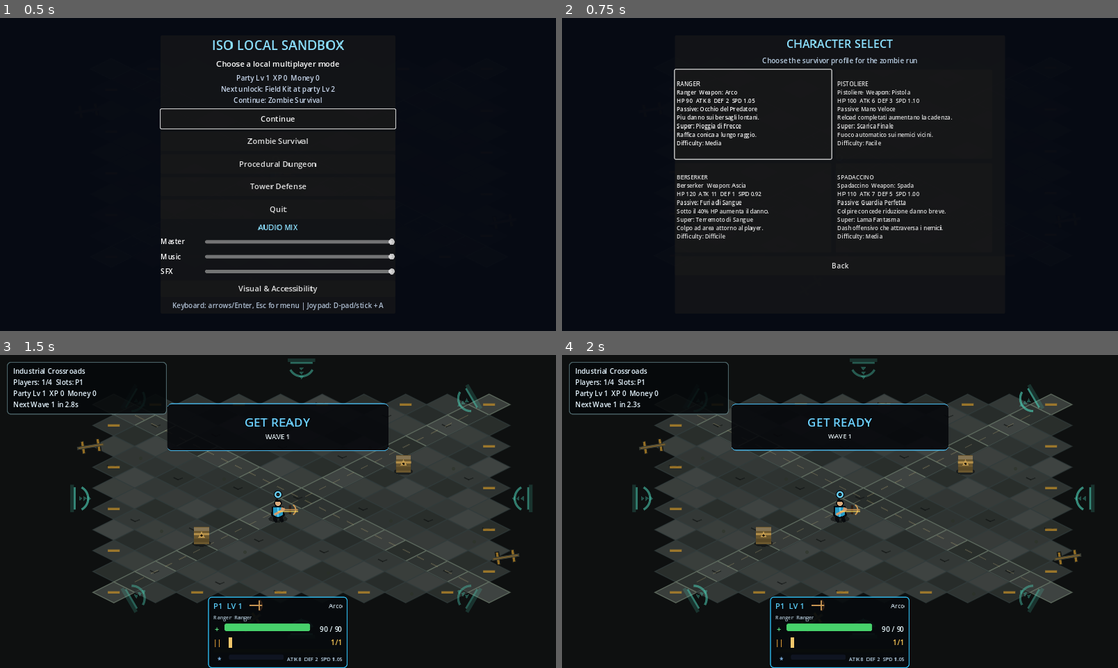
Above: before the commit, frames 1-4 (two rows, left to right).
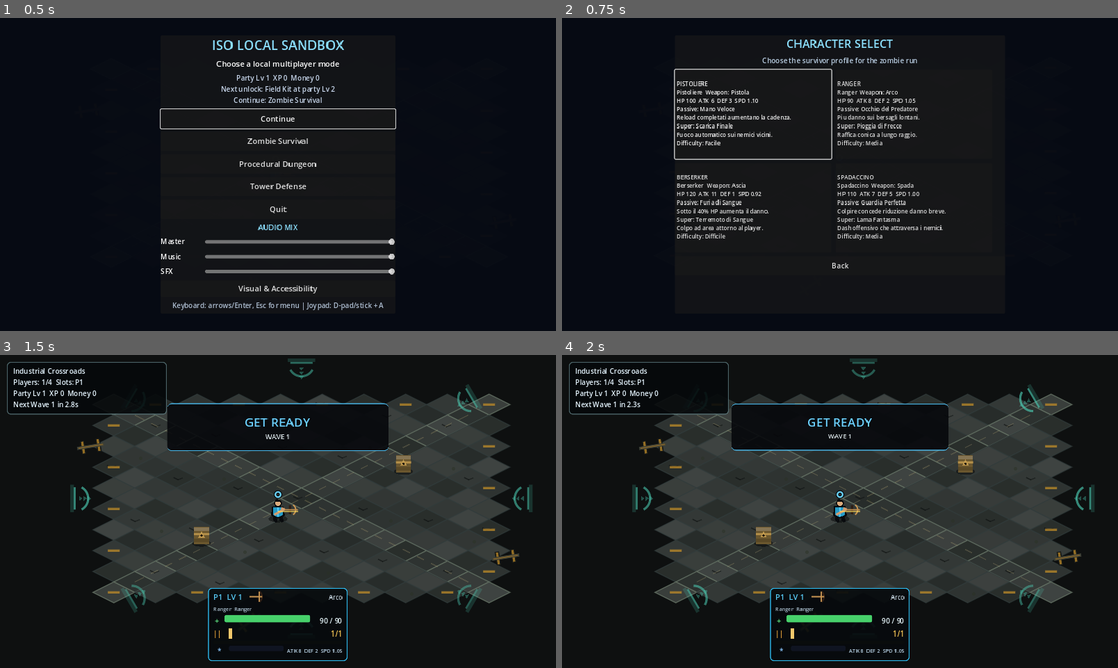
Above: after the commit, the same moments.

Repository: Phos69/GameProject
Game: Godot game, scene res://game/main/main.tscn
Same seed, same stepped clock (60 frames per second), same inputs: the game is played once before the commit and once after it.
Inputs:
- Up to frame 1 (0.5 s): no input
- Up to frame 2 (0.75 s): click "Continue" at 0.5 s
- Up to frame 3 (1.5 s): click "RANGER Ranger Weapon: Arco HP…" at 1.25 s
- Up to frame 4 (2 s): no input

Frame 1 is identical in both runs. In frame 2, 1.6% of the frame differs, in the area x 20-71%, y 20-41%; in frame 3, 2.1%, in the area x 37-63%, y 74-100%; in frame 4, 2.1%.

Commit message:
feat: add rpg passive skills

Diff:
--- a/game/player/player_controller.gd
+++ b/game/player/player_controller.gd
@@ -42,6 +42,7 @@
 	health_component.damaged.connect(_on_damaged)
 	weapon_system.fired.connect(_on_weapon_fired)
 	weapon_system.reload_started.connect(_on_reload_started)
+	weapon_system.reload_finished.connect(_on_reload_finished)
 	weapon_system.weapon_changed.connect(_on_weapon_changed)
 	rpg_component.stats_changed.connect(_on_rpg_stats_changed)
 	rpg_component.leveled_up.connect(_on_rpg_leveled_up)
@@ -181,6 +182,10 @@
 func _on_reload_started(duration: float) -> void:
 	visual.play_reload(duration)
 
+func _on_reload_finished() -> void:
+	if rpg_component != null:
+		rpg_component.notify_reload_finished()
+
 func _on_weapon_changed(weapon_data: WeaponData) -> void:
 	visual.set_weapon_data(weapon_data)
 
--- a/game/rpg/rpg_player_component.gd
+++ b/game/rpg/rpg_player_component.gd
@@ -5,16 +5,50 @@
 signal stats_changed()
 signal experience_changed(experience: int, level: int, experience_to_next: int)
 signal leveled_up(level: int)
+signal passive_state_changed()
 
 var character_id: StringName = &""
 var character_profile: Dictionary = {}
 var level: int = 1
 var experience: int = 0
 var experience_to_next_level: int = 45
+var quick_hand_timer: float = 0.0
+var perfect_guard_timer: float = 0.0
+var passive_notice_text: String = ""
+var passive_notice_timer: float = 0.0
 
 const MAX_HP_PER_LEVEL: int = 10
 const ATTACK_PER_LEVEL: int = 2
 const DEFENSE_PER_LEVEL: int = 1
+const PASSIVE_PREDATOR_EYE := &"predator_eye"
+const PASSIVE_QUICK_HAND := &"quick_hand"
+const PASSIVE_BLOOD_FURY := &"blood_fury"
+const PASSIVE_PERFECT_GUARD := &"perfect_guard"
+const PREDATOR_EYE_MAX_DISTANCE: float = 650.0
+const PREDATOR_EYE_MAX_DAMAGE_BONUS: float = 0.30
+const PREDATOR_EYE_NOTICE_DURATION: float = 0.85
+const QUICK_HAND_DURATION: float = 3.0
+const QUICK_HAND_FIRE_RATE_MULTIPLIER: float = 1.20
+const BLOOD_FURY_HEALTH_THRESHOLD: float = 0.40
+const BLOOD_FURY_DAMAGE_MULTIPLIER: float = 1.25
+const PERFECT_GUARD_DURATION: float = 1.5
+const PERFECT_GUARD_DAMAGE_MULTIPLIER: float = 0.80
+
+func _process(delta: float) -> void:
+	var changed := false
+	if quick_hand_timer > 0.0:
+		quick_hand_timer = maxf(quick_hand_timer - delta, 0.0)
+		changed = changed or quick_hand_timer <= 0.0
+	if perfect_guard_timer > 0.0:
+		perfect_guard_timer = maxf(perfect_guard_timer - delta, 0.0)
+		changed = changed or perfect_guard_timer <= 0.0
+	if passive_notice_timer > 0.0:
+		passive_notice_timer = maxf(passive_notice_timer - delta, 0.0)
+		if passive_notice_timer <= 0.0:
+			passive_notice_text = ""
+			changed = true
+	if changed:
+		passive_state_changed.emit()
 
 func apply_character(next_character_id: StringName) -> bool:
 	if not RpgCharacterRegistry.is_character_available(next_character_id):
@@ -55,6 +89,7 @@
 	level = 1
 	experience = 0
 	experience_to_next_level = 45
+	_reset_passive_state()
 	experience_changed.emit(experience, level, experience_to_next_level)
 
 func add_experience(amount: int) -> void:
@@ -84,6 +119,14 @@
 func get_reload_speed_multiplier() -> float:
 	return maxf(float(character_profile.get("reload_speed", 1.0)), 0.10)
 
+func get_fire_rate_multiplier() -> float:
+	if get_passive_id() == PASSIVE_QUICK_HAND and quick_hand_timer > 0.0:
+		return QUICK_HAND_FIRE_RATE_MULTIPLIER
+	return 1.0
+
+func get_passive_id() -> StringName:
+	return StringName(character_profile.get("passive_id", &""))
+
 func get_experience_ratio() -> float:
 	if experience_to_next_level <= 0:
 		return 0.0
@@ -102,12 +145,48 @@
 	if not has_character():
 		return maxi(weapon_damage, 1)
 	var target_defense := _get_target_defense(target)
-	return maxi(1, weapon_damage + get_attack() - target_defense)
+	var resolved_damage := maxi(1, weapon_damage + get_attack() - target_defense)
+	resolved_damage = roundi(
+		float(resolved_damage) * _get_outgoing_passive_multiplier(
+			target,
+			_hit_position
+		)
+	)
+	if get_passive_id() == PASSIVE_PERFECT_GUARD and _can_trigger_guard(target):
+		_activate_perfect_guard()
+	return maxi(1, resolved_damage)
 
 func resolve_incoming_damage(raw_damage: int, _source: Node = null) -> int:
 	if not has_character():
 		return maxi(raw_damage, 0)
-	return maxi(1, raw_damage - get_defense())
+	var resolved_damage := maxi(1, raw_damage - get_defense())
+	if get_passive_id() == PASSIVE_PERFECT_GUARD and perfect_guard_timer > 0.0:
+		resolved_damage = roundi(
+			float(resolved_damage) * PERFECT_GUARD_DAMAGE_MULTIPLIER
+		)
+	return maxi(1, resolved_damage)
+
+func notify_reload_finished() -> void:
+	if get_passive_id() != PASSIVE_QUICK_HAND:
+		return
+	quick_hand_timer = QUICK_HAND_DURATION
+	passive_state_changed.emit()
+
+func get_active_passive_text() -> String:
+	match get_passive_id():
+		PASSIVE_QUICK_HAND:
+			if quick_hand_timer > 0.0:
+				return "MANO VELOCE +20%"
+		PASSIVE_PERFECT_GUARD:
+			if perfect_guard_timer > 0.0:
+				return "GUARDIA -20%"
+		PASSIVE_BLOOD_FURY:
+			if _is_blood_fury_active():
+				return "FURIA +25%"
+		PASSIVE_PREDATOR_EYE:
+			if passive_notice_timer > 0.0:
+				return passive_notice_text
+	return ""
 
 func get_stats_text() -> String:
 	if not has_character():
@@ -137,3 +216,78 @@
 	if value == null:
 		return 0
 	return maxi(roundi(float(value)), 0)
+
+func _get_outgoing_passive_multiplier(
+	target: Node,
+	hit_position: Vector2
+) -> float:
+	match get_passive_id():
+		PASSIVE_PREDATOR_EYE:
+			return _get_predator_eye_multiplier(target, hit_position)
+		PASSIVE_BLOOD_FURY:
+			if _is_blood_fury_active():
+				return BLOOD_FURY_DAMAGE_MULTIPLIER
+	return 1.0
+
+func _get_predator_eye_multiplier(target: Node, hit_position: Vector2) -> float:
+	var distance := _get_distance_to_target(target, hit_position)
+	if distance <= 0.0:
+		return 1.0
+	var ratio := clampf(distance / PREDATOR_EYE_MAX_DISTANCE, 0.0, 1.0)
+	var damage_bonus := ratio * PREDATOR_EYE_MAX_DAMAGE_BONUS
+	if damage_bonus > 0.01:
+		_set_passive_notice(
+			"OCCHIO +%d%%" % roundi(damage_bonus * 100.0),
+			PREDATOR_EYE_NOTICE_DURATION
+		)
+	return 1.0 + damage_bonus
+
+func _get_distance_to_target(target: Node, hit_position: Vector2) -> float:
+	var parent_node := get_parent()
+	if not (parent_node is Node2D):
+		return 0.0
+	var source_position := (parent_node as Node2D).global_position
+	if target is Node2D:
+		return source_position.distance_to((target as Node2D).global_position)
+	if hit_position != Vector2.ZERO:
+		return source_position.distance_to(hit_position)
+	return 0.0
+
+func _is_blood_fury_active() -> bool:
+	var health_component := _get_parent_health_component()
+	return (
+		health_component != null
+		and health_component.is_alive()
+		and health_component.get_health_ratio() <= BLOOD_FURY_HEALTH_THRESHOLD
+	)
+
+func _can_trigger_guard(target: Node) -> bool:
+	return target != null and target.has_node("HealthComponent")
+
+func _activate_perfect_guard() -> void:
+	perfect_guard_timer = PERFECT_GUARD_DURATION
+	passive_state_changed.emit()
+
+func _set_passive_notice(text: String, duration: float) -> void:
+	passive_notice_text = text
+	passive_notice_timer = maxf(duration, 0.0)
+	passive_state_changed.emit()
+
+func _reset_passive_state() -> void:
+	var had_active_state := (
+		quick_hand_timer > 0.0
+		or perfect_guard_timer > 0.0
+		or not passive_notice_text.is_empty()
+	)
+	quick_hand_timer = 0.0
+	perfect_guard_timer = 0.0
+	passive_notice_text = ""
+	passive_notice_timer = 0.0
+	if had_active_state:
+		passive_state_changed.emit()
+
+func _get_parent_health_component() -> HealthComponent:
+	var parent_node := get_parent()
+	if parent_node == null:
+		return null
+	return parent_node.get_node_or_null("HealthComponent") as HealthComponent
--- a/game/ui/hud_manager.gd
+++ b/game/ui/hud_manager.gd
@@ -157,7 +157,7 @@
 	margin.anchor_right = 1.0
 	margin.anchor_bottom = 1.0
 	margin.offset_left = 18.0
-	margin.offset_top = -164.0
+	margin.offset_top = -184.0
 	margin.offset_right = -18.0
 	margin.offset_bottom = -16.0
 	add_child(margin)
--- a/game/ui/player_hud_card.gd
+++ b/game/ui/player_hud_card.gd
@@ -14,13 +14,14 @@
 var reload_bar: ProgressBar
 var xp_bar: ProgressBar
 var stats_label: Label
+var passive_label: Label
 var ammo_pips: Array[ColorRect] = []
 var hud_text_scale: float = 1.0
 var high_contrast: bool = false
 
 func _ready() -> void:
 	add_to_group("visual_settings_consumers")
-	custom_minimum_size = Vector2(292.0, 142.0)
+	custom_minimum_size = Vector2(292.0, 158.0)
 	mouse_filter = Control.MOUSE_FILTER_IGNORE
 	_build_ui()
 	_apply_style()
@@ -58,6 +59,11 @@
 			"font_size",
 			roundi(12.0 * hud_text_scale)
 		)
+	if passive_label != null:
+		passive_label.add_theme_font_size_override(
+			"font_size",
+			roundi(12.0 * hud_text_scale)
+		)
 	_apply_style()
 
 func configure(slot: int, color: Color) -> void:
@@ -81,6 +87,8 @@
 	slot_label.text = "P%d" % player_slot
 	class_label.text = "Survivor"
 	stats_label.text = "ATK 0  DEF 0  SPD 1.00"
+	passive_label.text = ""
+	passive_label.hide()
 	xp_bar.max_value = 1.0
 	xp_bar.value = 0.0
 	if rpg_component != null and rpg_component.has_character():
@@ -90,6 +98,10 @@
 			rpg_component.get_class_name()
 		]
 		stats_label.text = rpg_component.get_stats_text()
+		var passive_text := rpg_component.get_active_passive_text()
+		if not passive_text.is_empty():
+			passive_label.text = passive_text
+			passive_label.show()
 		xp_bar.max_value = float(rpg_component.experience_to_next_level)
 		xp_bar.value = float(rpg_component.experience)
 	if health_component != null:
@@ -221,6 +233,19 @@
 	stats_label.add_theme_font_size_override("font_size", 12)
 	stats_label.modulate = Color(0.74, 0.84, 0.92, 1.0)
 	xp_row.add_child(stats_label)
+
+	passive_label = Label.new()
+	passive_label.custom_minimum_size = Vector2(250.0, 16.0)
+	passive_label.horizontal_alignment = HORIZONTAL_ALIGNMENT_CENTER
+	passive_label.add_theme_font_size_override("font_size", 12)
+	passive_label.add_theme_constant_override("outline_size", 2)
+	passive_label.add_theme_color_override(
+		"font_outline_color",
+		Color(0.01, 0.01, 0.02, 0.95)
+	)
+	passive_label.modulate = Color(1.0, 0.76, 0.30, 1.0)
+	passive_label.hide()
+	content.add_child(passive_label)
 
 func _apply_style() -> void:
 	var panel_style := StyleBoxFlat.new()
--- a/game/weapons/weapon_system.gd
+++ b/game/weapons/weapon_system.gd
@@ -66,7 +66,10 @@
 			fire_blocked.emit(&"empty")
 			return false
 
-	cooldown = 1.0 / maxf(weapon_data.fire_rate, 0.01)
+	cooldown = 1.0 / maxf(
+		weapon_data.fire_rate * _get_modified_fire_rate_multiplier(),
+		0.01
+	)
 	current_ammo -= weapon_data.ammo_per_shot
 	_store_active_ammo()
 	ammo_changed.emit(current_ammo, reserve_ammo)
@@ -305,12 +308,19 @@
 	if weapon_data == null:
 		return 0.0
 	var duration := weapon_data.reload_duration
-	var parent := get_parent()
-	var rpg_component: RpgPlayerComponent
-	if parent != null:
-		rpg_component = parent.get_node_or_null(
-			"RpgPlayerComponent"
-		) as RpgPlayerComponent
+	var rpg_component := _get_parent_rpg_component()
 	if rpg_component != null and rpg_component.has_character():
 		duration /= rpg_component.get_reload_speed_multiplier()
 	return maxf(duration, 0.0)
+
+func _get_modified_fire_rate_multiplier() -> float:
+	var rpg_component := _get_parent_rpg_component()
+	if rpg_component != null and rpg_component.has_character():
+		return rpg_component.get_fire_rate_multiplier()
+	return 1.0
+
+func _get_parent_rpg_component() -> RpgPlayerComponent:
+	var parent := get_parent()
+	if parent == null:
+		return null
+	return parent.get_node_or_null("RpgPlayerComponent") as RpgPlayerComponent
--- /dev/null
+++ b/tests/milestone_rpg_7_passives_smoke_test.gd
@@ -0,0 +1,121 @@
+extends SceneTree
+
+var failures: PackedStringArray = []
+
+func _initialize() -> void:
+	call_deferred("_run")
+
+func _run() -> void:
+	var player_scene := load("res://game/player/player.tscn") as PackedScene
+	_expect(player_scene != null, "player scene can be loaded")
+	if player_scene == null:
+		_finish()
+		return
+
+	var player := player_scene.instantiate() as PlayerController
+	root.add_child(player)
+	await process_frame
+	await process_frame
+
+	var rpg_component := player.get_node(
+		"RpgPlayerComponent"
+	) as RpgPlayerComponent
+	var health_component := player.get_node(
+		"HealthComponent"
+	) as HealthComponent
+	var weapon_system := player.get_node("WeaponSystem") as WeaponSystem
+	_expect(rpg_component != null, "rpg component is available")
+	_expect(health_component != null, "health component is available")
+	_expect(weapon_system != null, "weapon system is available")
+	if rpg_component == null or health_component == null or weapon_system == null:
+		_finish()
+		return
+
+	var target := BasicEnemy.new()
+	target.defense = 0
+	player.global_position = Vector2.ZERO
+	target.global_position = Vector2(650.0, 0.0)
+
+	player.apply_rpg_character(&"ranger")
+	var ranger_base_damage := 10 + rpg_component.get_attack()
+	var ranger_damage := rpg_component.resolve_outgoing_damage(
+		10,
+		target,
+		target.global_position,
+		&"test"
+	)
+	_expect(ranger_damage > ranger_base_damage, "ranger gains distance damage")
+	_expect(
+		rpg_component.get_active_passive_text().begins_with("OCCHIO"),
+		"ranger passive is visible after a distant hit"
+	)
+
+	player.apply_rpg_character(&"berserker")
+	health_component.current_health = roundi(
+		float(health_component.max_health) * 0.35
+	)
+	var berserker_base_damage := 10 + rpg_component.get_attack()
+	var berserker_damage := rpg_component.resolve_outgoing_damage(
+		10,
+		target,
+		target.global_position,
+		&"test"
+	)
+	_expect(berserker_damage > berserker_base_damage, "berserker gains low HP damage")
+	_expect(
+		rpg_component.get_active_passive_text() == "FURIA +25%",
+		"berserker passive is visible below threshold"
+	)
+
+	player.apply_rpg_character(&"pistoliere")
+	rpg_component.notify_reload_finished()
+	_expect(
+		is_equal_approx(rpg_component.get_fire_rate_multiplier(), 1.20),
+		"pistoliere reload grants fire rate"
+	)
+	_expect(
+		is_equal_approx(weapon_system._get_modified_fire_rate_multiplier(), 1.20),
+		"weapon system reads quick hand fire rate"
+	)
+	_expect(
+		rpg_component.get_active_passive_text() == "MANO VELOCE +20%",
+		"pistoliere passive is visible after reload"
+	)
+
+	player.apply_rpg_character(&"spadaccino")
+	var guard_target := BasicEnemy.new()
+	guard_target.defense = 0
+	var guard_health := HealthComponent.new()
+	guard_health.name = "HealthComponent"
+	guard_target.add_child(guard_health)
+	rpg_component.resolve_outgoing_damage(10, guard_target, Vector2.ZERO, &"test")
+	var guarded_damage := rpg_component.resolve_incoming_damage(
+		20,
+		guard_target
+	)
+	_expect(guarded_damage == 12, "spadaccino guard reduces incoming damage")
+	_expect(
+		rpg_component.get_active_passive_text() == "GUARDIA -20%",
+		"spadaccino passive is visible after a hit"
+	)
+
+	guard_target.free()
+	target.free()
+	player.queue_free()
+	_finish()
+
+func _expect(condition: bool, message: String) -> void:
+	if condition:
+		print("PASS: ", message)
+		return
+	failures.append(message)
+	push_error("FAIL: " + message)
+
+func _finish() -> void:
+	if failures.is_empty():
+		print("MILESTONE_RPG_7_PASSIVES_SMOKE_TEST: PASS")
+		quit(0)
+		return
+
+	print("MILESTONE_RPG_7_PASSIVES_SMOKE_TEST: FAIL (%d)" % failures.size())
+	quit(1)
Not shown, changed: ARCHITECTURE.md
Not shown, changed: CHANGELOG.md
Not shown, changed: GAME_DESIGN.md
Not shown, changed: README.md
Not shown, changed: ROADMAP.md
Not shown, changed: TODO.md
Not shown, changed: roadmap_rpg_mode.md
